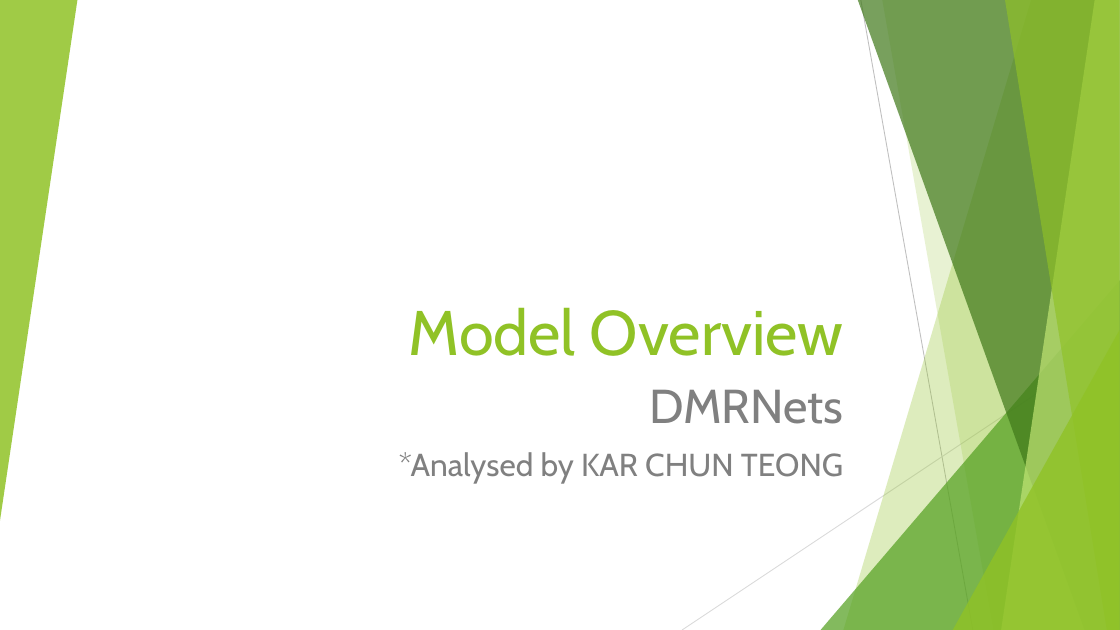
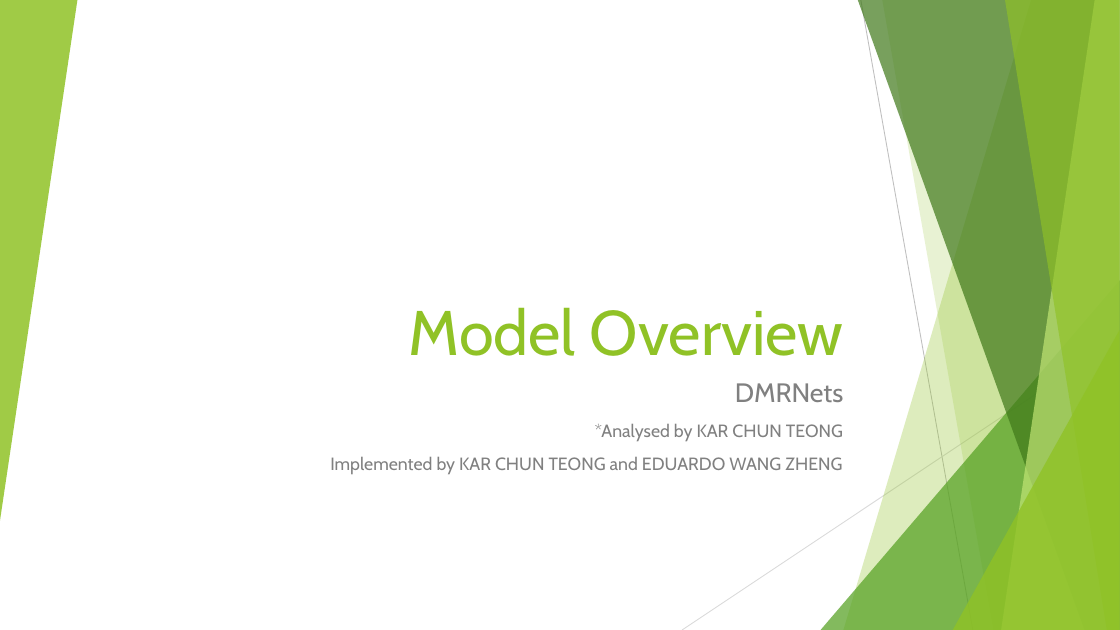
Before and after one commit to VongolaTeong/Multi-label-Classification-on-YouTube-8M, a slide deck: slide 3 of 518030990014.pptx. Drawn at 1120x630 pixels with LibreOffice and Linux fonts; fonts in the diff are those of the drawing. Boxes give left, top, right and bottom in pixels: in the first picture for what was removed or moved away, otherwise in the second. Text is boxed around its words. In the diff, an @@ line names an element or a change of style, - is before the commit and + after.

```diff
--- a/518030990014.pptx
+++ b/518030990014.pptx
@@ subtitle at bbox=[595, 383, 844, 441]: size 40.8 to 22.8 pt in "DMRNets"; size 27.2 to 15.2 pt in "*Analysed by KAR CHUN TEONG" @@
@@ subtitle at bbox=[330, 457, 842, 474]: paragraph added @@
+Implemented by KAR CHUN TEONG and EDUARDO WANG ZHENG
```
Also in this commit, not shown: 1 other slide changed, 9 slides added, 5 other files.
